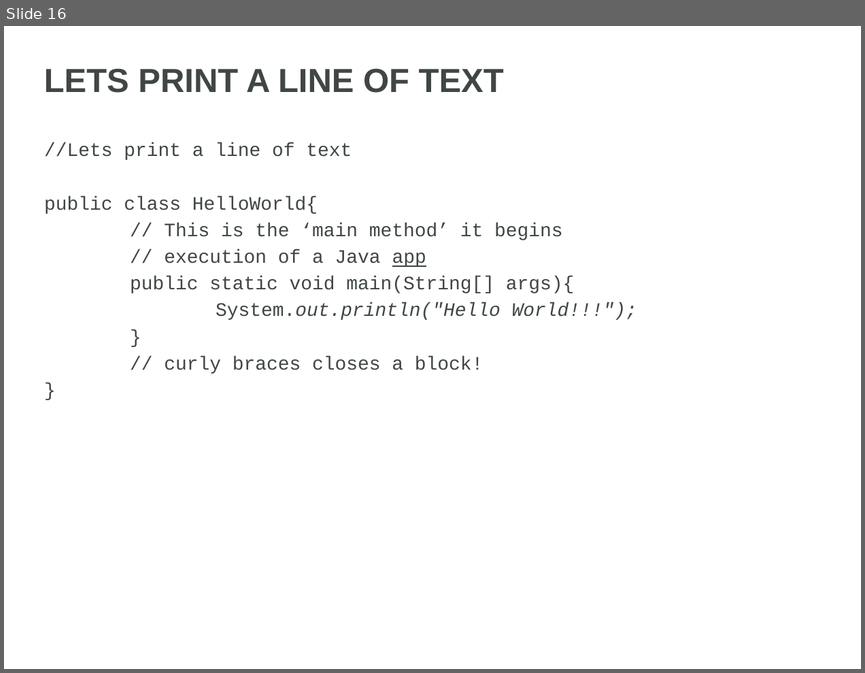
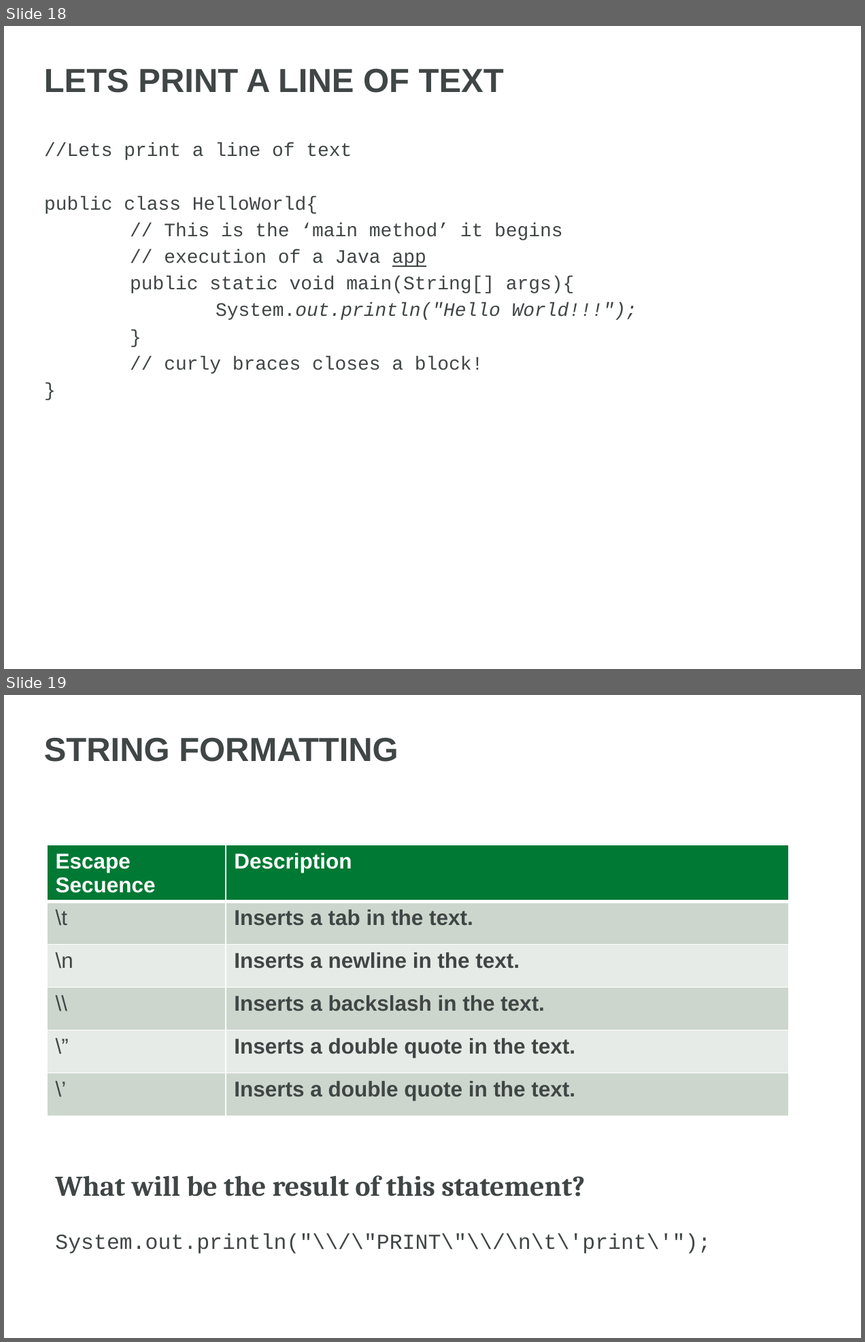
Before and after one commit to GetHip-Zach/GetHIP, a slide deck: presentations/Intro To Java Programming.pptx. Shown one above the other, each under a label of ours: slide 16 before the commit, slides 18 and 19 after it. The pictures are 865x673 and 865x1342 pixels, drawn with LibreOffice and Linux fonts; fonts in the diff are those of the drawing; background and template pictures are left out. Boxes give left, top, right and bottom in pixels: in the first picture for what was removed or moved away, otherwise in the second. Text is boxed around its words. In the diff, an @@ line names an element or a change of style, - is before the commit and + after.

```diff
--- a/presentations/Intro To Java Programming.pptx
+++ b/presentations/Intro To Java Programming.pptx
@@ slide 19 added at (x1=4, y1=695, x2=861, y2=1338), background picture (left out) @@
@@ title added at (x1=44, y1=738, x2=398, y2=762), 28 pt, text #404545, bold @@
+STRING FORMATTING
@@ table added at (x1=47, y1=845, x2=789, y2=1119), 6 rows, 2 columns @@
+Escape Secuence | Description
+\t | Inserts a tab in the text.
+\n | Inserts a newline in the text.
+\\ | Inserts a backslash in the text.
+\” | Inserts a double quote in the text.
+\’ | Inserts a double quote in the text.
@@ text added at (x1=55, y1=1175, x2=711, y2=1253), 18 pt, text #404545 @@
+What will be the result of this statement?
+System.out.println("\\/\"PRINT\"\\/\n\t\'print\'");
@@ what was slide 16 is now slide 18 @@
```
Also in this commit, not shown: 35 other slides changed, 3 other slides added.
